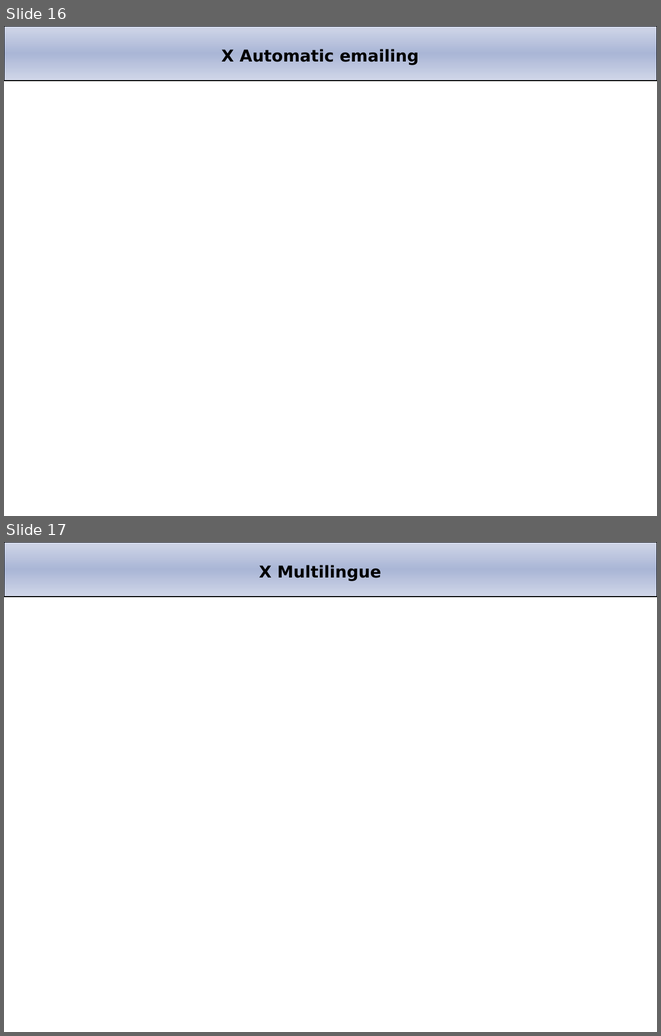
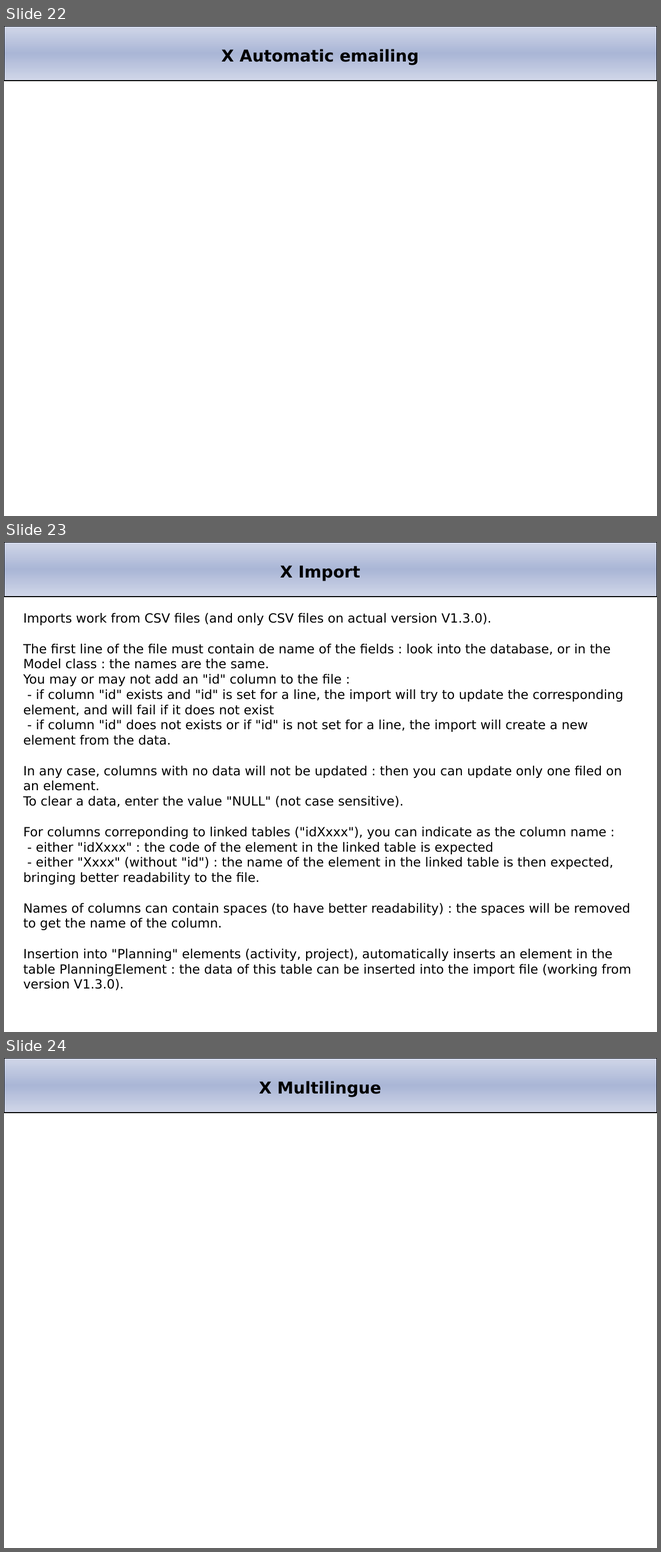
Before and after one commit to babynus/projeqtor, a slide deck: branches/V1.4/projector/manual/Project'Or RIA.ppt. Shown one above the other, each under a label of ours: slides 16 and 17 before the commit, slides 22, 23 and 24 after it. The pictures are 661x1036 and 661x1552 pixels, drawn with LibreOffice and Linux fonts; fonts in the diff are those of the drawing; background and template pictures are left out. Boxes give left, top, right and bottom in pixels: in the first picture for what was removed or moved away, otherwise in the second. Text is boxed around its words. In the diff, an @@ line names an element or a change of style, - is before the commit and + after.

```diff
--- a/branches/V1.4/projector/manual/Project'Or RIA.ppt
+++ b/branches/V1.4/projector/manual/Project'Or RIA.ppt
@@ slide 23 added at (4, 542, 657, 1032), background #FFFFFF; not listed: 1 template element that a slide beside it also shows @@
@@ title added at (280, 565, 360, 581), 18 pt, text #000000, bold @@
+X Import
@@ text added at (23, 612, 632, 990), 14 pt, text #000000 @@
+Imports work from CSV files (and only CSV files on actual version V1.3.0).
+The first line of the file must contain de name of the fields : look into the database, or in the Model class : the names are the same.
+You may or may not add an "id" column to the file :
+- if column "id" exists and "id" is set for a line, the import will try to update the corresponding element, and will fail if it does not exist
+- if column "id" does not exists or if "id" is not set for a line, the import will create a new element from the data.
+In any case, columns with no data will not be updated : then you can update only one filed on an element.
+To clear a data, enter the value "NULL" (not case sensitive).
+For columns correponding to linked tables ("idXxxx"), you can indicate as the column name :
+- either "idXxxx" : the code of the element in the linked table is expected
+- either "Xxxx" (without "id") : the name of the element in the linked table is then expected, bringing better readability to the file.
+Names of columns can contain spaces (to have better readability) : the spaces will be removed to get the name of the column.
+Insertion into "Planning" elements (activity, project), automatically inserts an element in the table PlanningElement : the data of this table can be inserted into the import file (working from version V1.3.0).
@@ what was slide 16 is now slide 22 @@
@@ what was slide 17 is now slide 24 @@
```
Also in this commit, not shown: 2 slides changed, 7 other slides added, 1 slide removed, 1 other file.
